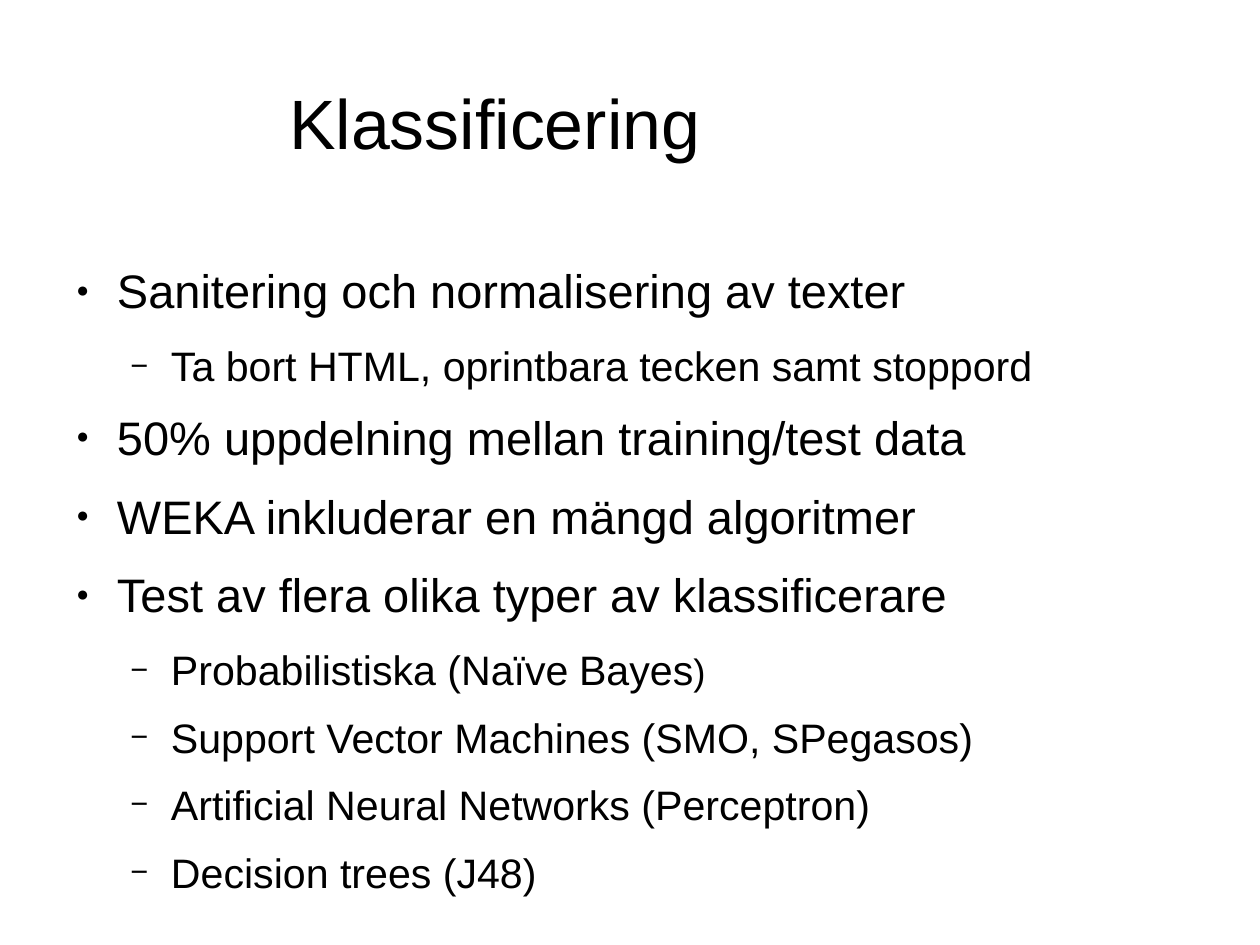
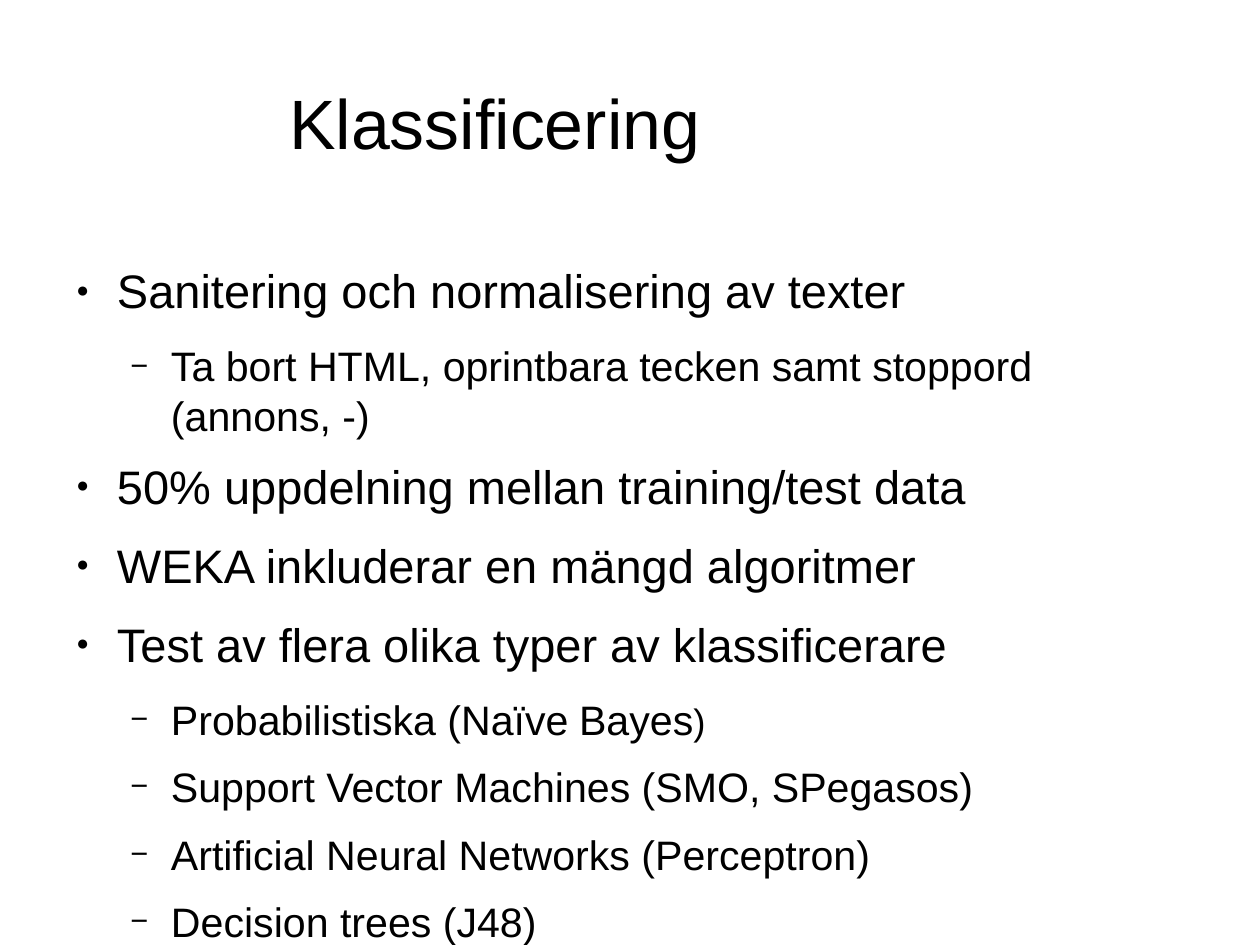
Before and after one commit to jensa/BloggEllerNyhet, a slide deck: slide 6 of report/presentation.odp. Drawn at 1260x945 pixels with LibreOffice and Linux fonts; fonts in the diff are those of the drawing; background and template pictures are left out. Boxes give left, top, right and bottom in pixels: in the first picture for what was removed or moved away, otherwise in the second. Text is boxed around its words. In the diff, an @@ line names an element or a change of style, - is before the commit and + after.

```diff
--- a/report/presentation.odp
+++ b/report/presentation.odp
@@ text at (171,351,1032,439): text changed @@
-  − Ta bort HTML, oprintbara tecken samt stoppord
+  − Ta bort HTML, oprintbara tecken samt stoppord (annons, -)
```
Also in this commit, not shown: 4 other slides changed, 1 other file.
